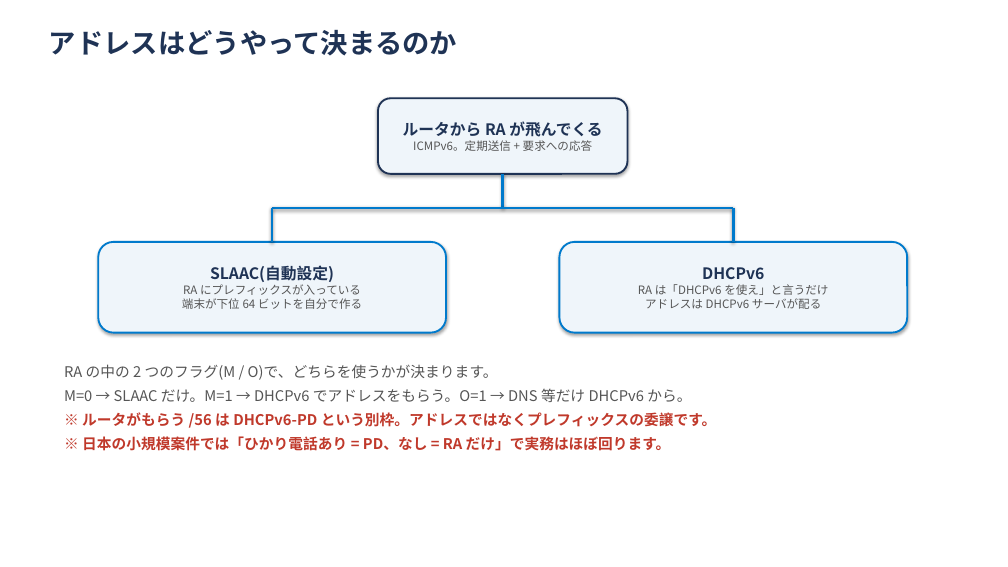
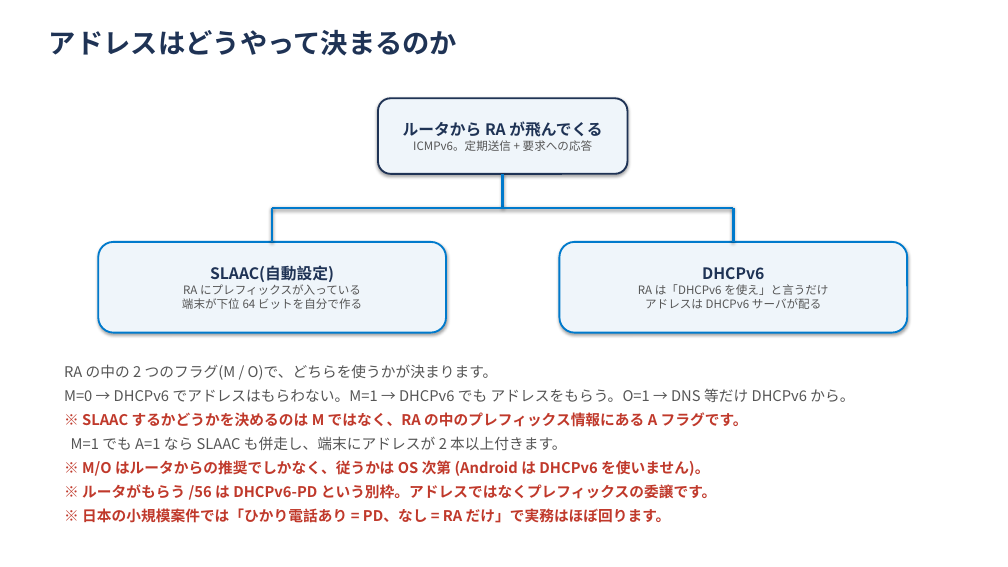
Before and after one commit to ginchankawaii/claude-code-book-template, a slide deck: slide 15 of docs/ipoe-lab/slides/toranomaki.pptx. Drawn at 1008x567 pixels with LibreOffice and Linux fonts; fonts in the diff are those of the drawing. Boxes give left, top, right and bottom in pixels: in the first picture for what was removed or moved away, otherwise in the second. Text is boxed around its words. In the diff, an @@ line names an element or a change of style, - is before the commit and + after.

```diff
--- a/docs/ipoe-lab/slides/toranomaki.pptx
+++ b/docs/ipoe-lab/slides/toranomaki.pptx
@@ text at (64, 389, 854, 476): text changed @@
-M=0 → SLAAC だけ。M=1 → DHCPv6 でアドレスをもらう。O=1 → DNS 等だけ DHCPv6 から。
+M=0 → DHCPv6 でアドレスはもらわない。M=1 → DHCPv6 でも アドレスをもらう。O=1 → DNS 等だけ DHCPv6 から。
+※ SLAAC するかどうかを決めるのは M ではなく、RA の中のプレフィックス情報にある A フラグです。
+M=1 でも A=1 なら SLAAC も併走し、端末にアドレスが 2 本以上付きます。
+※ M/O はルータからの推奨でしかなく、従うかは OS 次第 (Android は DHCPv6 を使いません)。
```
Also in this commit, not shown: 15 other slides changed, 3 other files.
